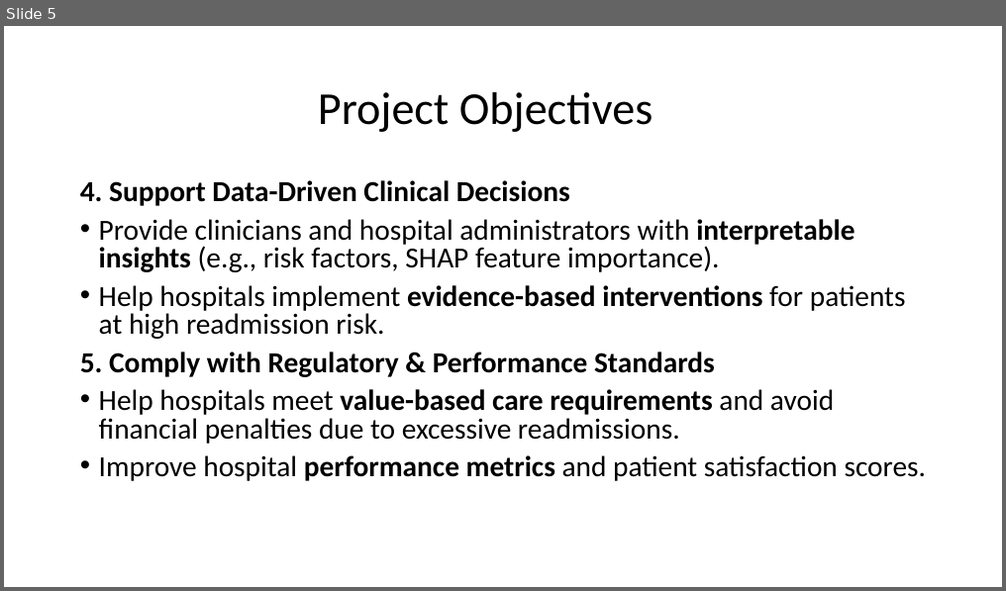
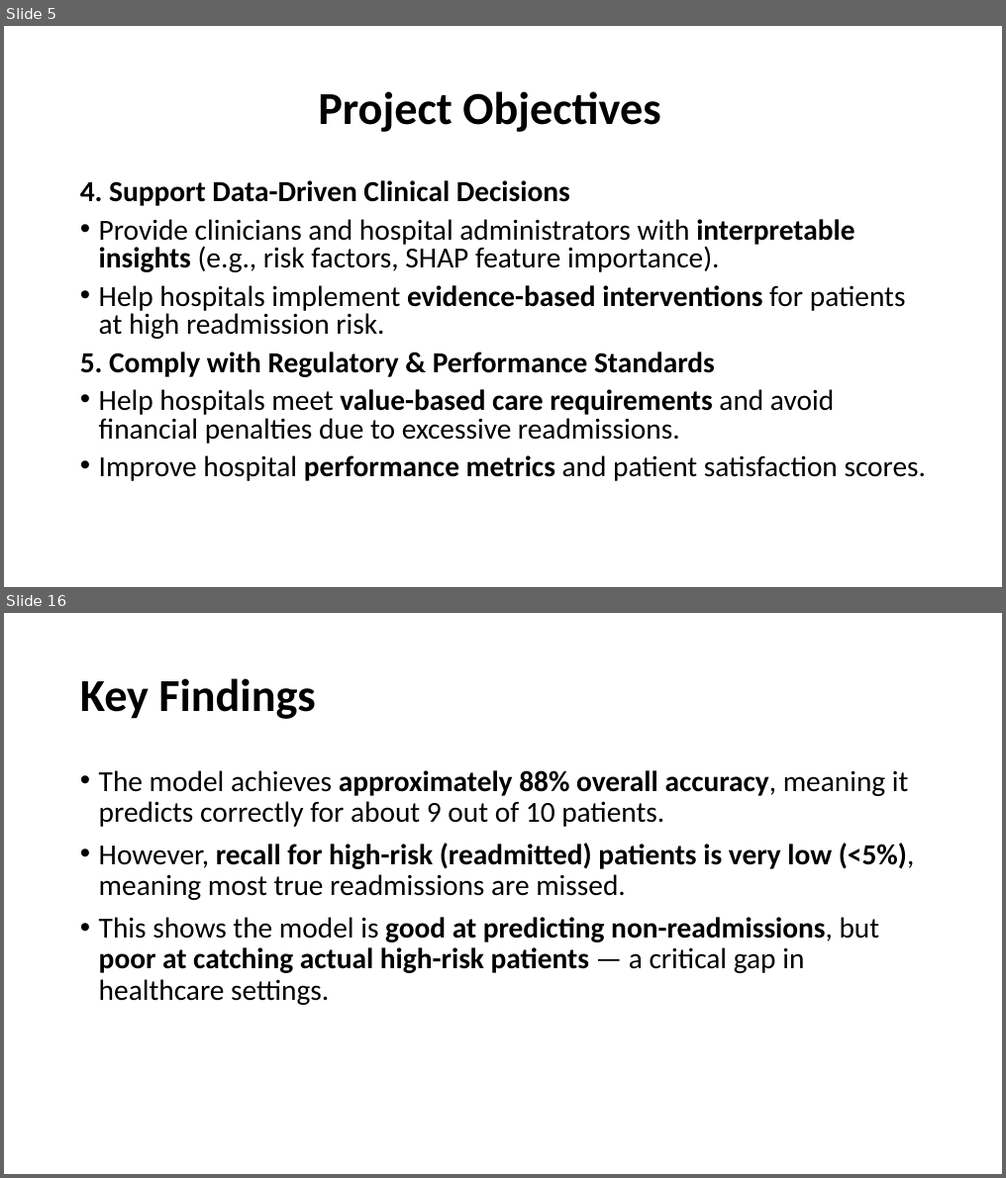
Before and after one commit to MburuMr/Diabetes-Readmission-Prediction, a slide deck: Presentation2.pptx. Shown one above the other, each under a label of ours: slide 5 before the commit, slides 5 and 16 after it; the slides between them are not shown. The pictures are 1006x591 and 1006x1178 pixels, drawn with LibreOffice and Linux fonts; fonts in the diff are those of the drawing. Boxes give left, top, right and bottom in pixels: in the first picture for what was removed or moved away, otherwise in the second. Text is boxed around its words. In the diff, an @@ line names an element or a change of style, - is before the commit and + after.

```diff
--- a/Presentation2.pptx
+++ b/Presentation2.pptx
@@ slide 16 added at (4, 613, 1002, 1174), background #FFFFFF @@
@@ title added at (80, 678, 315, 719), 44 pt, text #000000, bold @@
+Key Findings
@@ text added at (99, 770, 915, 1005), 28 pt, text #000000 @@
+• The model achieves approximately 88% overall accuracy, meaning it predicts correctly for about 9 out of 10 patients.
+• However, recall for high-risk (readmitted) patients is very low (<5%), meaning most true readmissions are missed.
+• This shows the model is good at predicting non-readmissions, but poor at catching actual high-risk patients — a critical gap in healthcare settings.
@@ slide 5 changed as well @@
@@ title "Project Objectives" at (318, 91, 660, 132): bold on @@
```
Also in this commit, not shown: 4 other slides changed, 12 other slides added, 1 slide removed.
